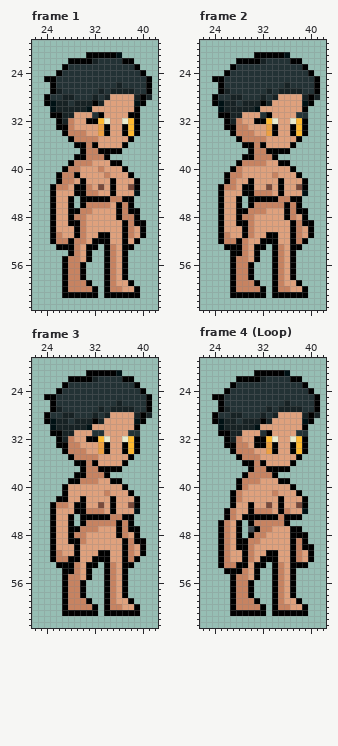
File history of a pixel-art file, NPC/Sasha.ase. That is the earlier state.
64x64 pixels, 18 frames. Colours within 5 levels of each other are drawn and written as one. Shown: frame 1: x 22..42, y 19..63; frame 2: x 22..42, y 19..63; frame 3: x 22..42, y 19..63; frame 4 (Loop): x 22..42, y 19..63. The commit also changed other frames, which this record leaves out.
Now the later version:
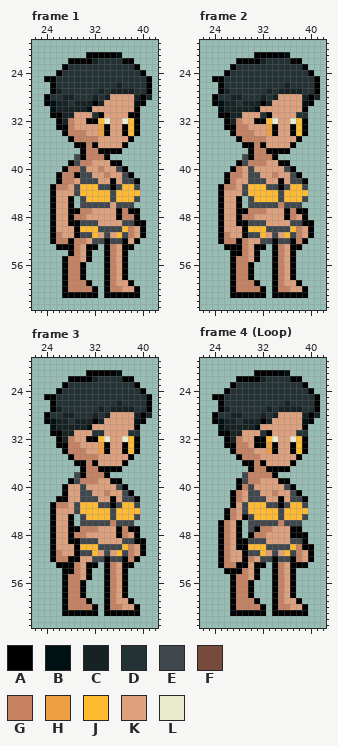
Palette (. is transparent): A #000000  B #001114  C #172224  D #233235  E #41484d  F #784a3b  G #c78361  H #eda042  J #ffba30  K #dfa17d  L #eaebcd
Edits made:
layer "Clothes" now shown
Changed rows in their new state; - is an unchanged pixel.
Frame 1, layer "Clothes":
first column x 29:
38 E----------
39 E----------
40 -E-----E---
41 -EE-----E--
42 -EEE----EE-
43 EJJJEE-EJJE
44 EJJJJJEJJJJ
45 -EJJJJEJJJE
46 -EEEEE-EEE-
49 -EEE----EE-
50 -JJJEEEEJ--
51 -EEJKE-JE--
52 ---EE-EE---
Frame 2, layer "Clothes": the same change as frame 1
Frame 3, layer "Clothes": the same change as frame 1
Frame 4 (Loop), layer "Clothes": the same change as frame 1
Pixel boxes of the changes (left, top, right, bottom) in both pictures:
changed: (74, 154, 140, 244)
changed: (242, 154, 308, 244)
changed: (74, 472, 140, 562)
changed: (242, 472, 308, 562)
